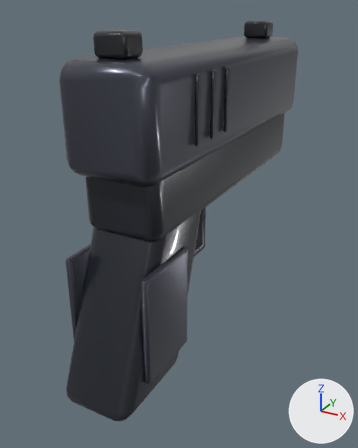
What one commit did to the glTF model apps/client/src/fps/models/weapons/pistol.glb.
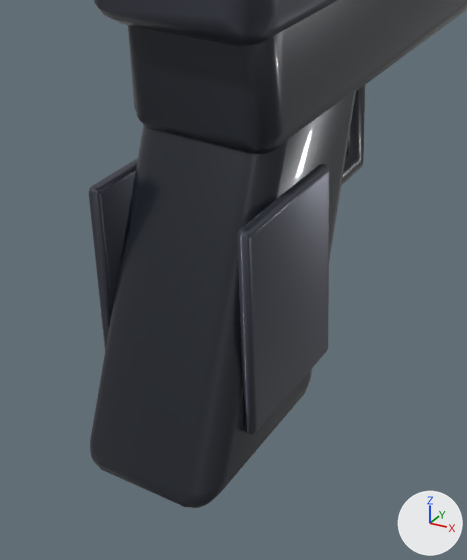
Each version appears first whole from a 50 mm camera at (0.142, -0.235, 0.065) aimed at (-0.006, 0.035, -0.07), and next in a close-up on the part from 6% to 72% of the width and 37% to 100% of the height. Lighting does not change. The marker at lower right points along +X, +Y and +Z. The older version's two pictures come first. Where no turn or scale is listed for an object, it has been applied to the vertices.

The first close-up shows 'pistol-frame-charcoal', 'pistol-frame-slate', 'pistol-slide-slate'.
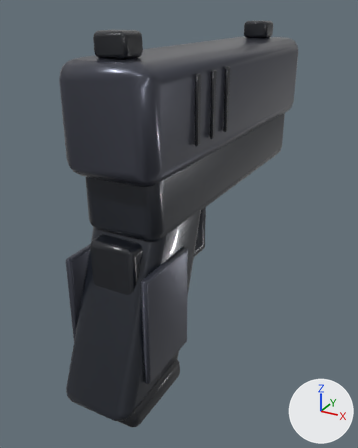
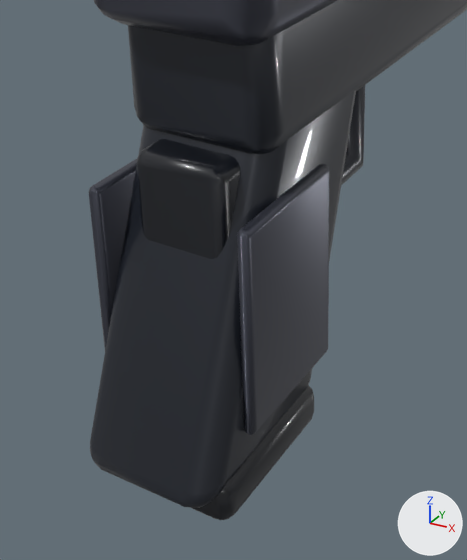
The change, as JSON lines over the scene's bpy script:
```json
{"op": "add", "block": "me_cube_010", "code": ["me_cube_010 = bpy.data.meshes.new('Cube.010')", "me_cube_010.from_pydata(...)  # 304 vertices, 600 faces; spans x -0.0245..0.0245, y -0.0355..0.0175, z -0.0575..0.0425", "me_cube_010.materials.append(mat_dark_recess)  # black #161921"]}
{"op": "add", "block": "ob_pistol_magazine_dark_recess", "code": ["ob_pistol_magazine_dark_recess = bpy.data.objects.new('pistol-magazine-dark recess', me_cube_010)", "ob_pistol_magazine_dark_recess.location = (0.0, -0.034, -0.09)"]}
```

Location of each change, [x1, y1, x2, y2] in pixels of the close-ups (467 x 560 px):
```json
{"object": "pistol-magazine-dark recess", "change": "added", "after": [137, 139, 314, 520], "on screen": "black"}
```
